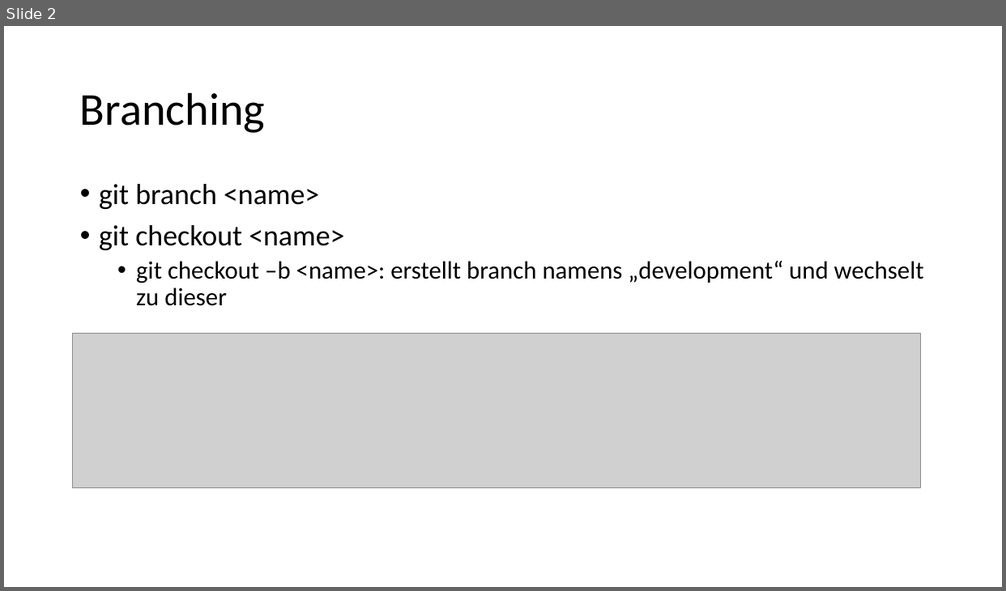
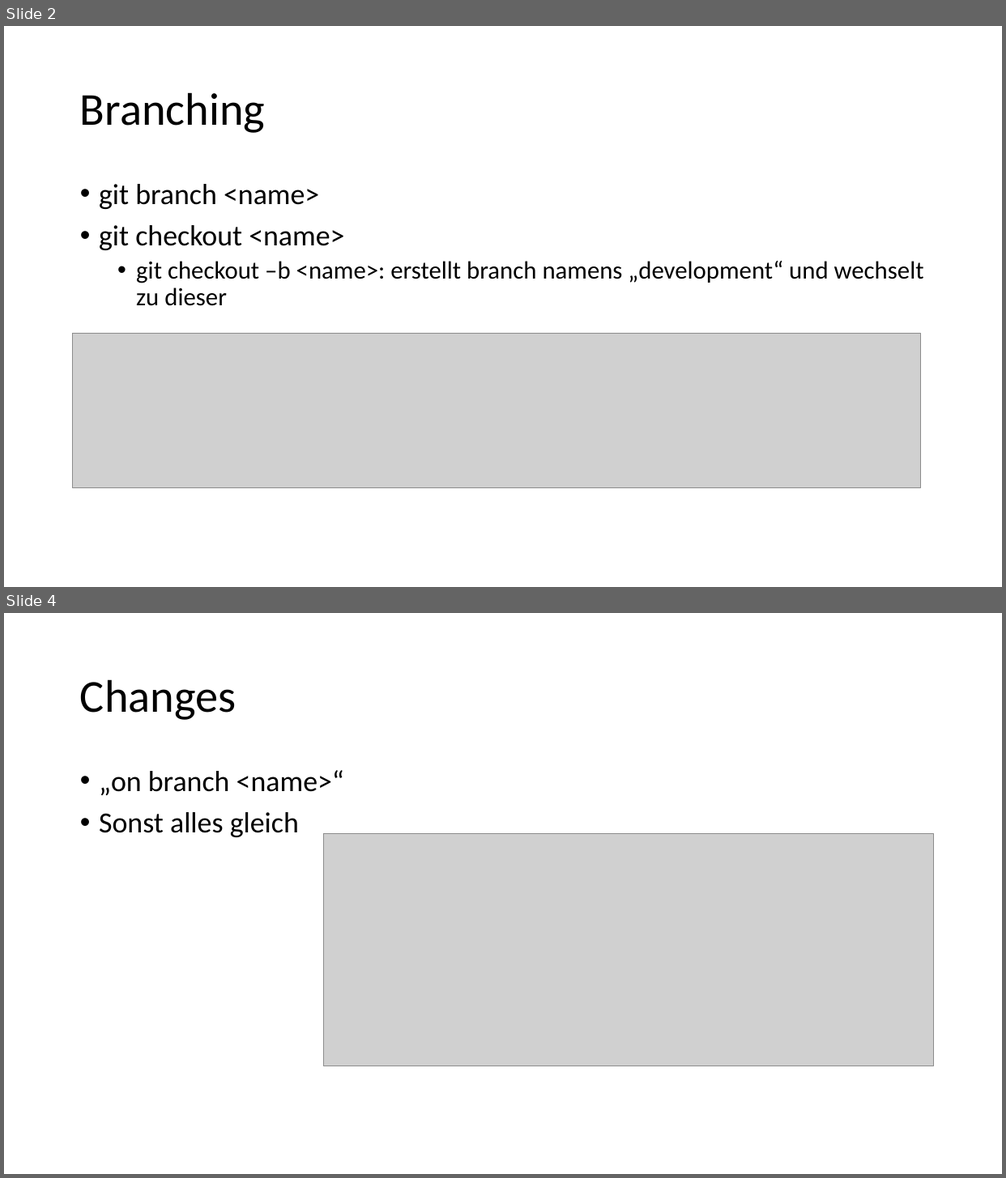
Before and after one commit to if23b066/FHTW, a slide deck: 2. Semester/Konfigurationsmanagement/exercise2/exercise2 config.pptx. Shown one above the other, each under a label of ours: slide 2 before the commit, slides 2 and 4 after it; the slides between them are not shown. The pictures are 1006x591 and 1006x1178 pixels, drawn with LibreOffice and Linux fonts; fonts in the diff are those of the drawing; grey boxes stand for pictures. Boxes give left, top, right and bottom in pixels: in the first picture for what was removed or moved away, otherwise in the second. Text is boxed around its words. In the diff, an @@ line names an element or a change of style, - is before the commit and + after.

```diff
--- a/2. Semester/Konfigurationsmanagement/exercise2/exercise2 config.pptx
+++ b/2. Semester/Konfigurationsmanagement/exercise2/exercise2 config.pptx
@@ slide 4 added at (x1=4, y1=613, x2=1002, y2=1174), background #FFFFFF @@
@@ title added at (x1=80, y1=679, x2=236, y2=720), 44 pt, text #000000 @@
+Changes
@@ text added at (x1=99, y1=770, x2=344, y2=837), 28 pt, text #000000 @@
+• „on branch <name>“
+• Sonst alles gleich
@@ picture added at (x1=323, y1=834, x2=933, y2=1066) @@
```
Also in this commit, not shown: 1 slide changed, 10 other slides added.
